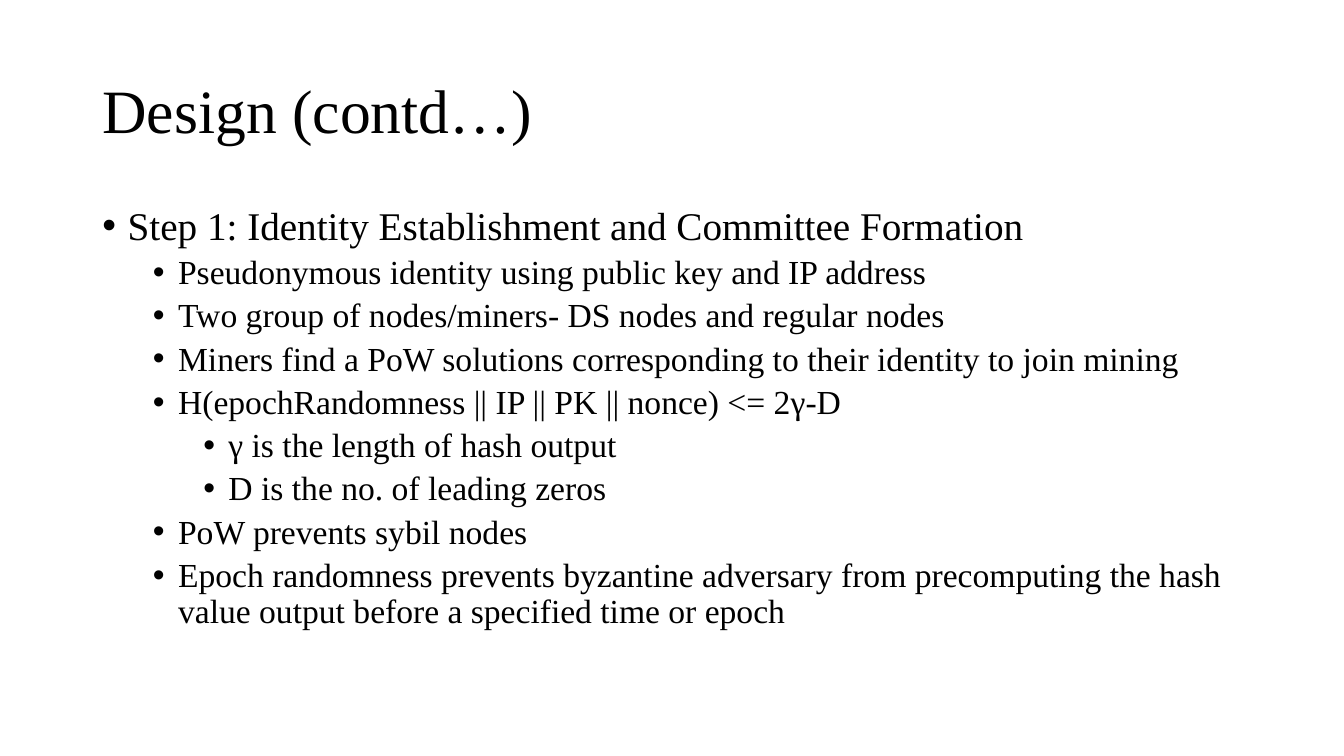
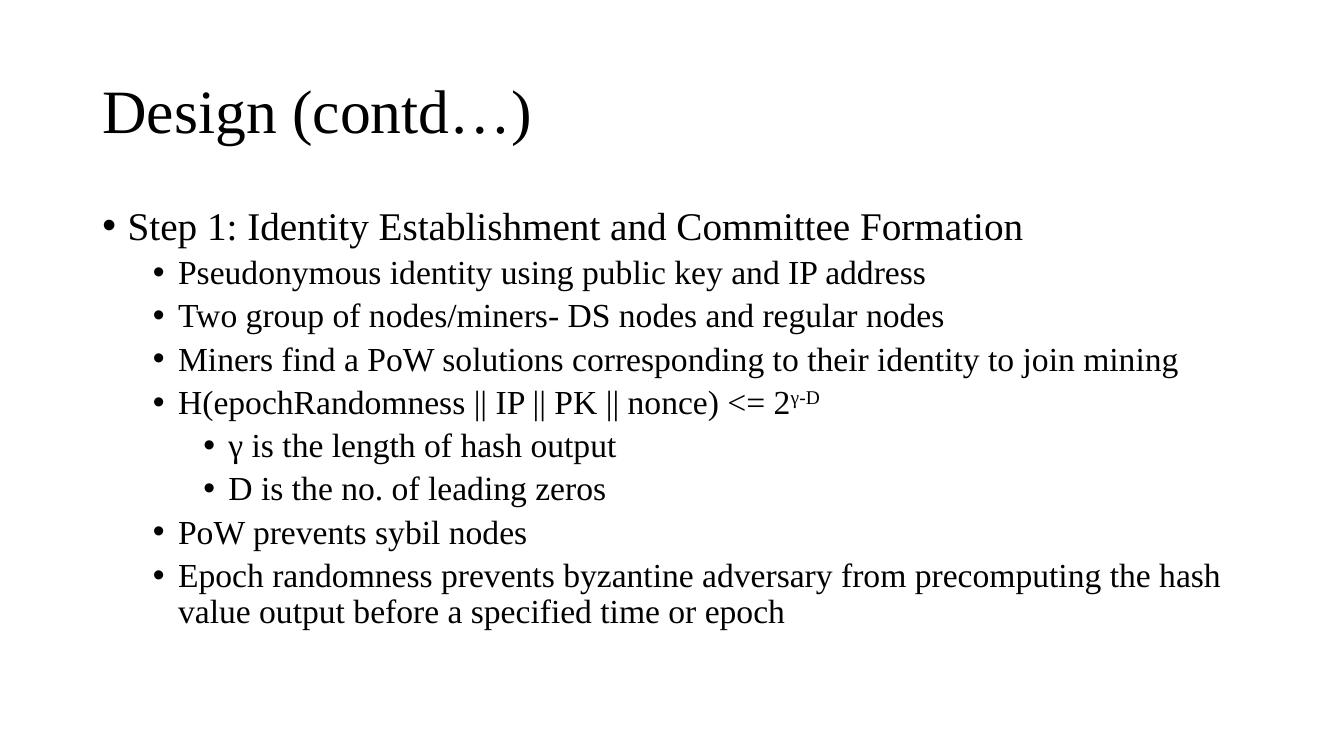
Before and after one commit to Tsajan/2018FallSemPOSTECH, a slide deck: slide 7 of CSED601 Dependable Computing/Sharding.pptx. Drawn at 1344x756 pixels with LibreOffice and Linux fonts; fonts in the diff are those of the drawing. Boxes give left, top, right and bottom in pixels: in the first picture for what was removed or moved away, otherwise in the second. Text is boxed around its words. In the diff, an @@ line names an element or a change of style, - is before the commit and + after.

```diff
--- a/CSED601 Dependable Computing/Sharding.pptx
+++ b/CSED601 Dependable Computing/Sharding.pptx
@@ text at (178, 390, 820, 420): now superscript in "2γ-D" @@
```
Also in this commit, not shown: 10 other slides changed, 6 slides added, 2 other files.
